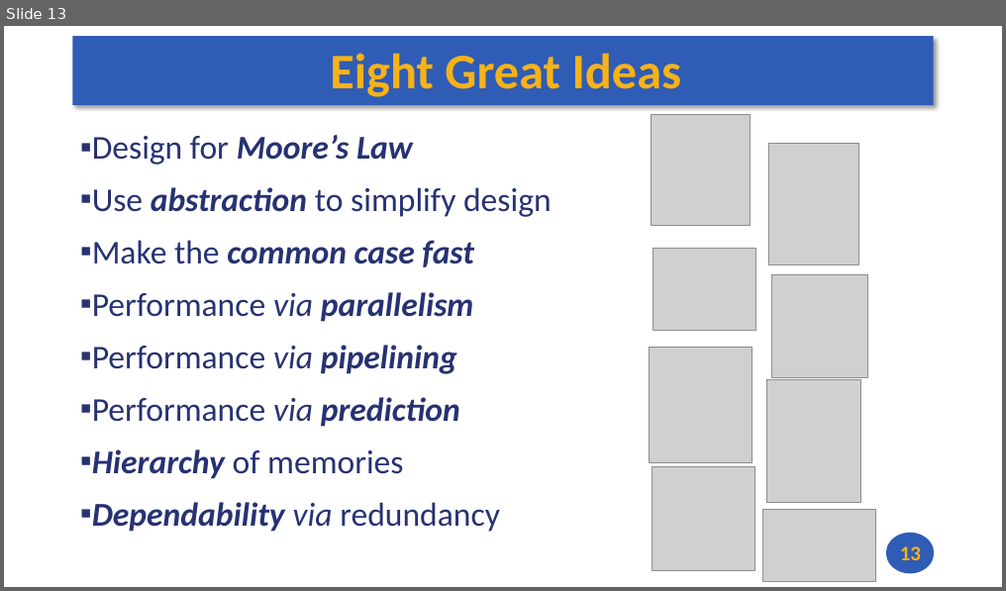
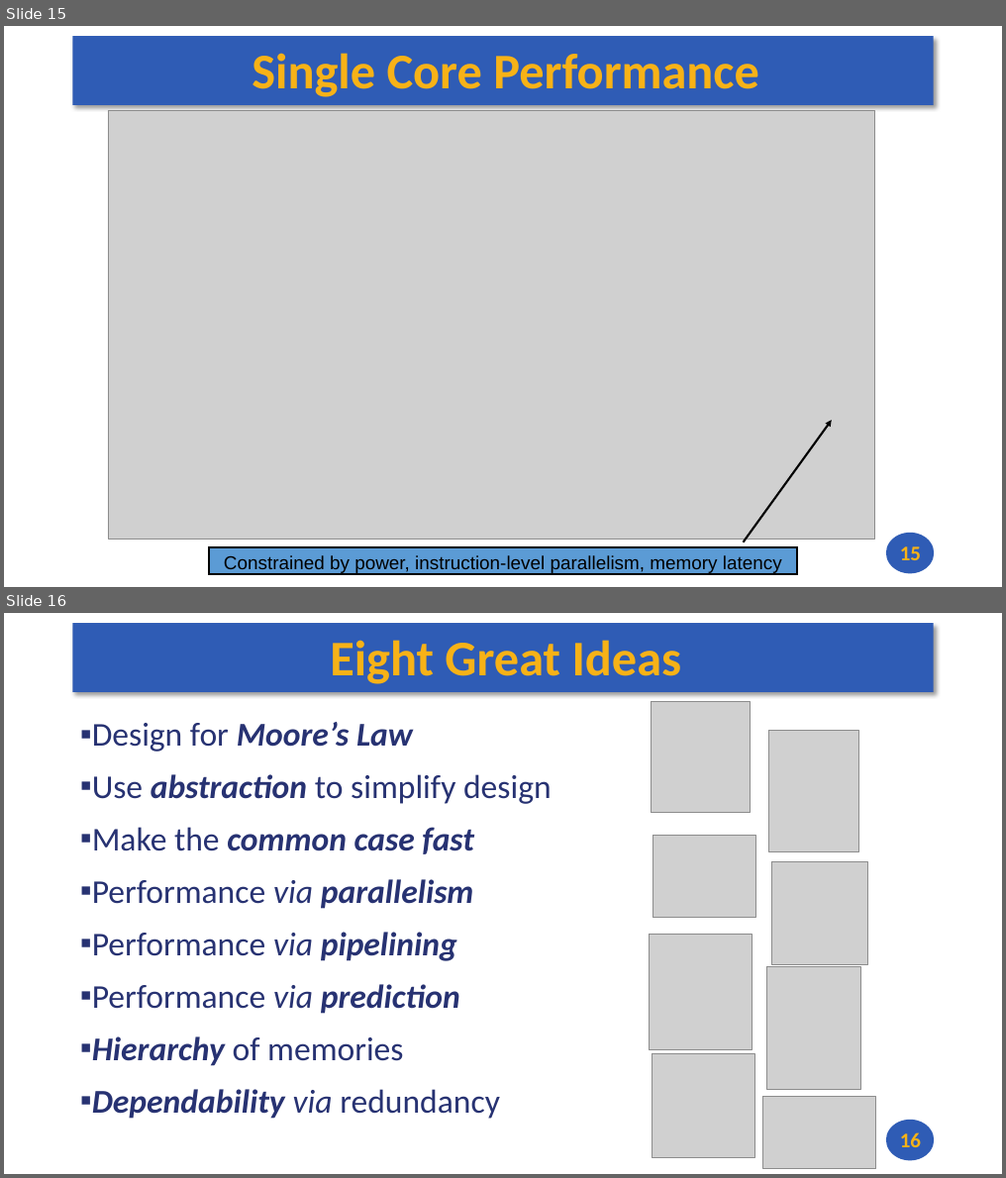
Before and after one commit to andrewt0301/hse-acos-course, a slide deck: docs/part1ca/01_Introduction/CA_Lecture_01.pptx. Shown one above the other, each under a label of ours: slide 13 before the commit, slides 15 and 16 after it. The pictures are 1006x591 and 1006x1178 pixels, drawn with LibreOffice and Linux fonts; fonts in the diff are those of the drawing; grey boxes stand for pictures. Boxes give left, top, right and bottom in pixels: in the first picture for what was removed or moved away, otherwise in the second. Text is boxed around its words. In the diff, an @@ line names an element or a change of style, - is before the commit and + after.

```diff
--- a/docs/part1ca/01_Introduction/CA_Lecture_01.pptx
+++ b/docs/part1ca/01_Introduction/CA_Lecture_01.pptx
@@ slide 15 added at [4, 26, 1002, 587], background #FFFFFF; not listed: 2 template elements that a slide beside it also shows @@
@@ title added at [252, 53, 759, 97], 48 pt, text #F7B217, bold @@
+Single Core Performance
@@ picture added at [108, 110, 875, 540] @@
@@ border callout added at [209, 548, 797, 574], fill #5B9BD5, outline #000000 2 pt, 18 pt, text #000000 @@
+Constrained by power, instruction-level parallelism, memory latency
@@ page number added at [900, 547, 921, 561], 20 pt, text #F7B217, bold @@
+15
@@ what was slide 13 is now slide 16 @@
@@ page number at [900, 1133, 921, 1148]: text changed @@
-13
+16
```
Also in this commit, not shown: 1 slide changed, 4 other slides added, 2 slides removed, 1 other file.
